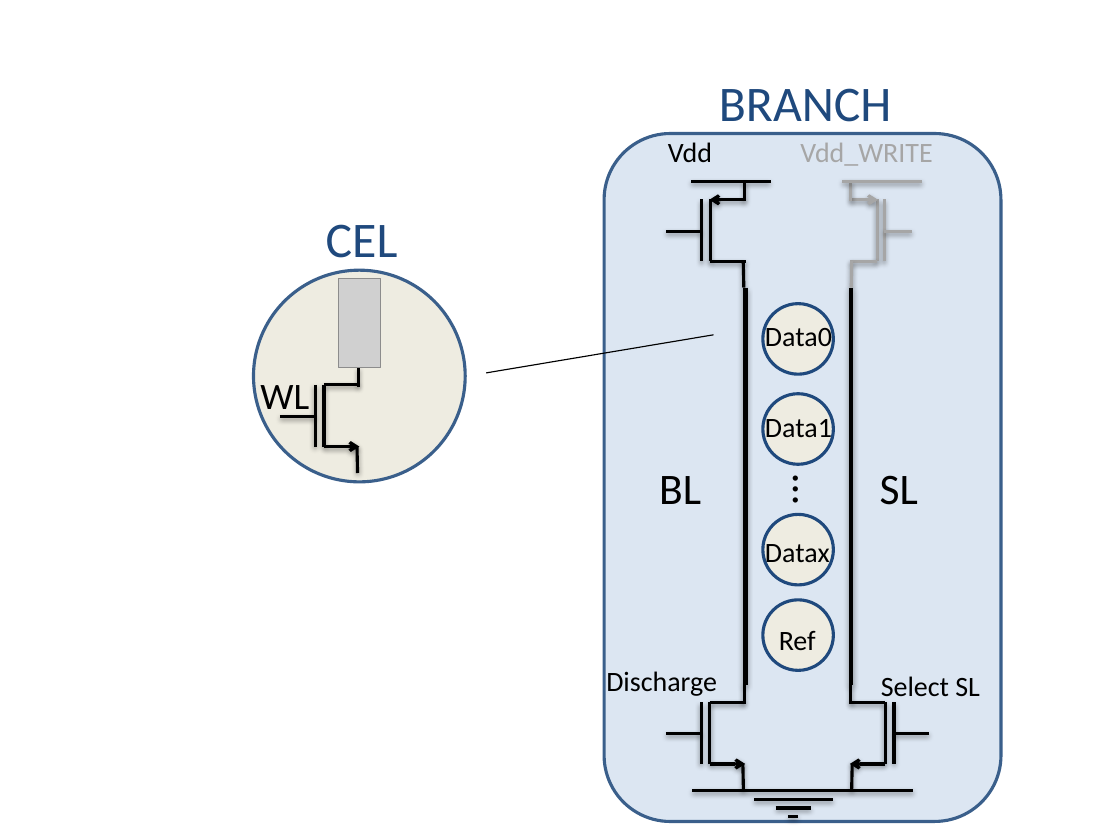
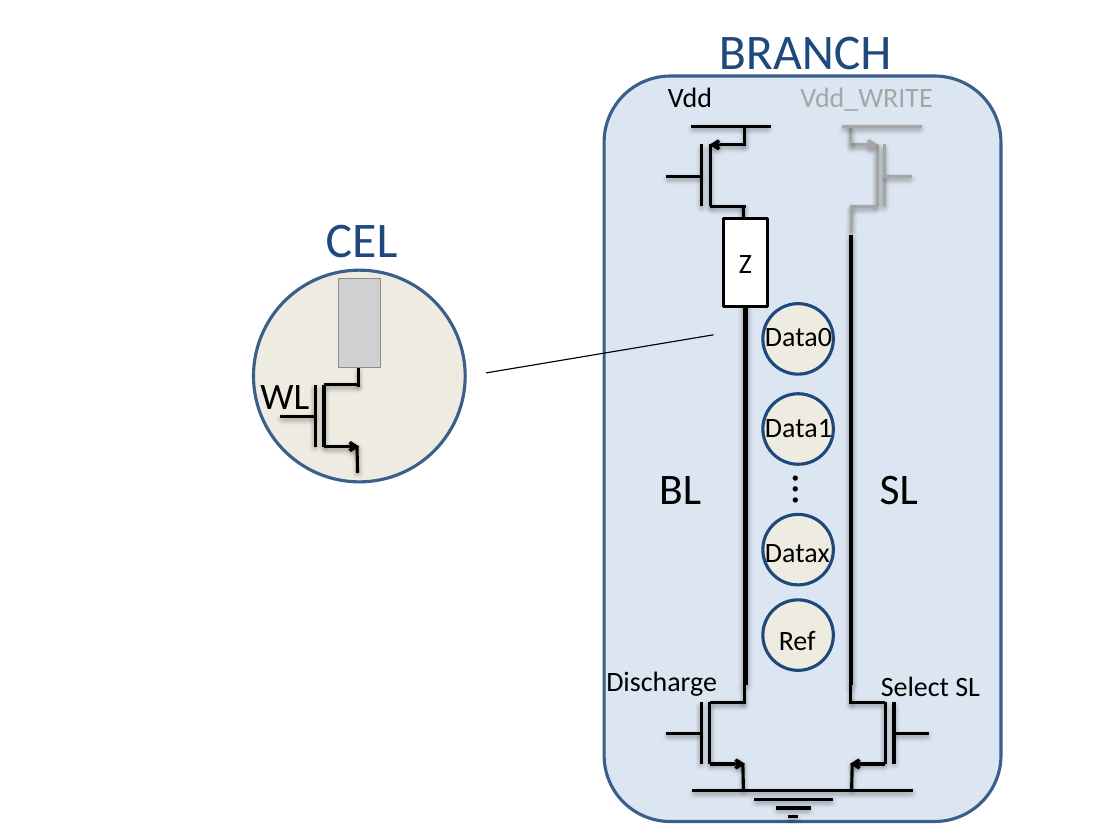
Before and after one commit to alexander-standaert/Thesis-Design-of-RRam, a slide deck: slide 1 of Thesis/fig/figure presentation.pptx. Drawn at 1120x840 pixels with LibreOffice and Linux fonts; fonts in the diff are those of the drawing; grey boxes stand for pictures. Boxes give left, top, right and bottom in pixels: in the first picture for what was removed or moved away, otherwise in the second. Text is boxed around its words. In the diff, an @@ line names an element or a change of style, - is before the commit and + after.

```diff
--- a/Thesis/fig/figure presentation.pptx
+++ b/Thesis/fig/figure presentation.pptx
@@ text "BRANCH": place and size @@
-text "BRANCH" at (719, 88, 892, 133)
+text "BRANCH" at (719, 36, 892, 78)
@@ rounded rectangle: place and size @@
-rounded rectangle at (604, 133, 1000, 821)
+rounded rectangle at (604, 76, 1000, 822)
@@ 14 lines, 2 texts, 2 arrows: place and size @@
-14 lines, 2 texts, 2 arrows at (666, 142, 932, 288)
+14 lines, 2 texts, 2 arrows at (666, 87, 932, 233)
@@ rectangle added at (724, 218, 767, 307), fill #FFFFFF, outline #000000 2 pt, 18 pt, text #000000 @@
+Z
@@ line moved from (851, 288) - (851, 684) to (851, 235) - (851, 684) @@
```
Also in this commit, not shown: 4 other slides changed, 16 other files.
